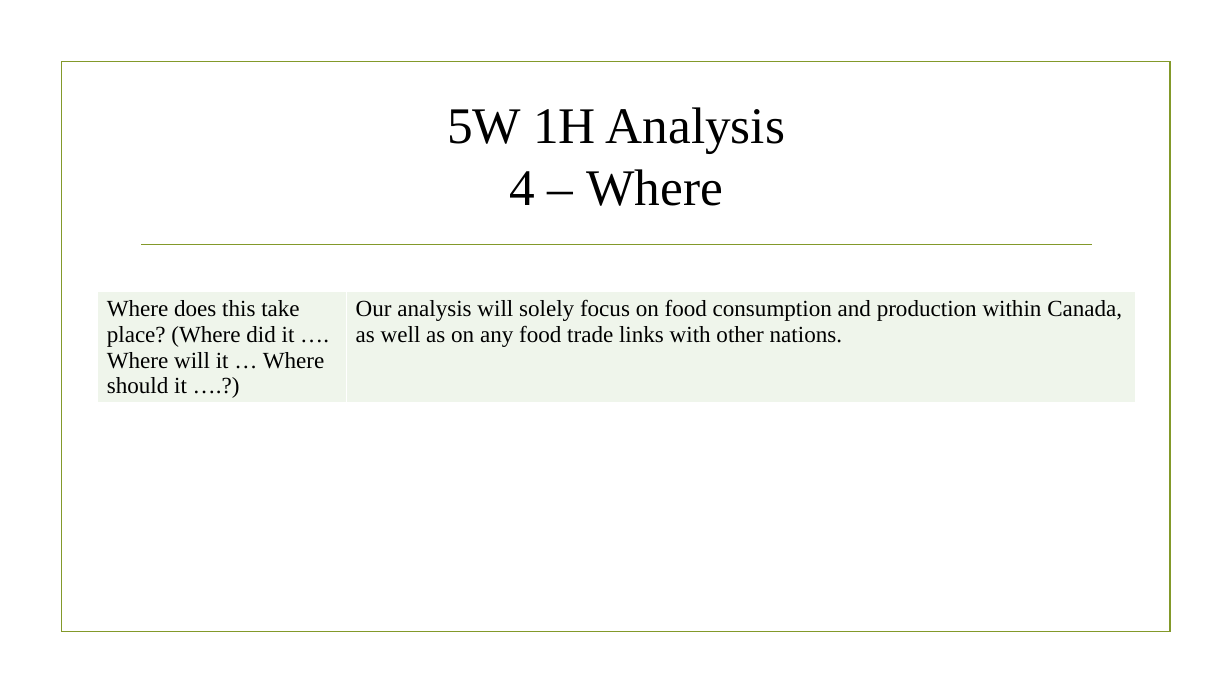
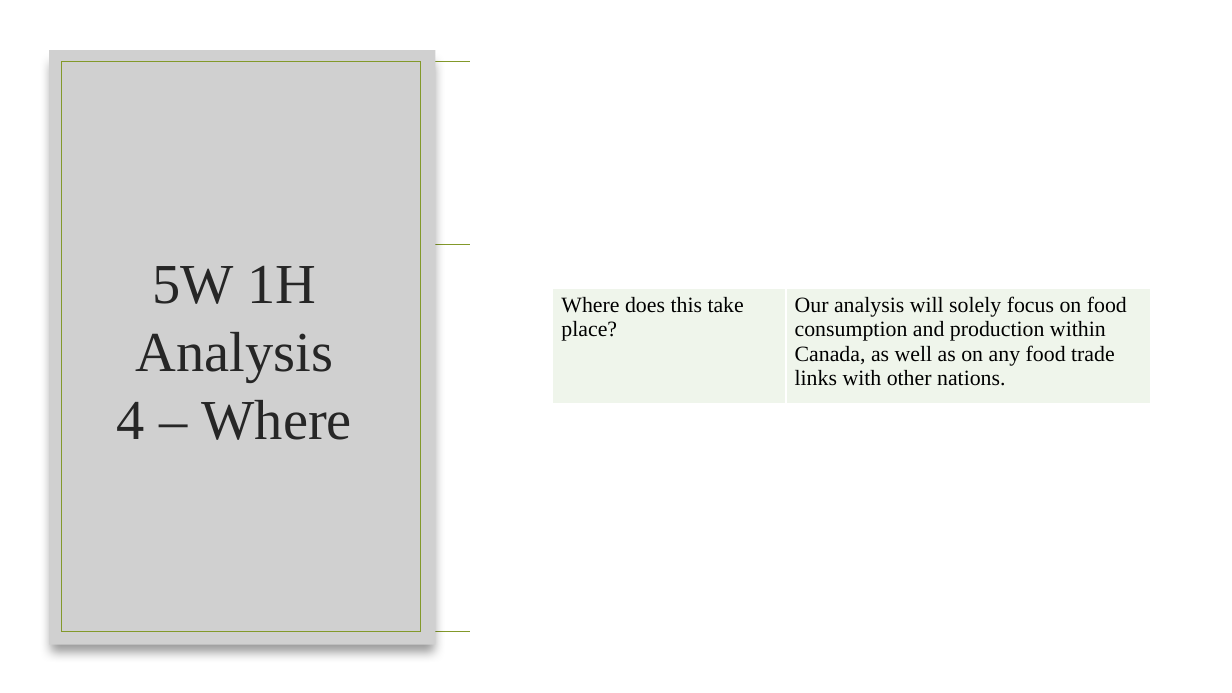
Before and after one commit to KrishnaCD93/DAAN-Capstone-Project, a slide deck: slide 8 of Capstone Presentation.pptx. Drawn at 1232x693 pixels with LibreOffice and Linux fonts; fonts in the diff are those of the drawing; grey boxes stand for pictures; background and template pictures are left out. Boxes give left, top, right and bottom in pixels: in the first picture for what was removed or moved away, otherwise in the second. Text is boxed around its words. In the diff, an @@ line names an element or a change of style, - is before the commit and + after.

```diff
--- a/Capstone Presentation.pptx
+++ b/Capstone Presentation.pptx
@@ rectangle added at <box>470,0,1232,693</box>, fill #FFFFFF @@
@@ picture added at <box>49,50,435,644</box> @@
@@ rectangle added at <box>61,62,420,632</box>, outline #83992A 1.25 pt @@
@@ title "5W 1H Analysis 4 – ...": place and size @@
-title "5W 1H Analysis 4 – ..." at <box>447,107,785,206</box>
+title "5W 1H Analysis 4 – ..." at <box>117,265,352,440</box>
@@ title "5W 1H Analysis 4 – ..." at <box>117,265,352,440</box>: size 40 to 44 pt, text colour #000000 to #262626 @@
@@ table at <box>553,288,1150,405</box> @@
-row 1, column 1: Where does this take place? (Where did it …. Where will it … Where should it ….?)
+row 1, column 1: Where does this take place?
@@ size 18 to 17 pt in "Our analysis will solely focus on food ..." @@
@@ table: place and size @@
-table at <box>98,292,1136,412</box>
+table at <box>553,288,1150,405</box>
```
Also in this commit, not shown: 21 other slides changed, 2 slides added, 11 other files.
